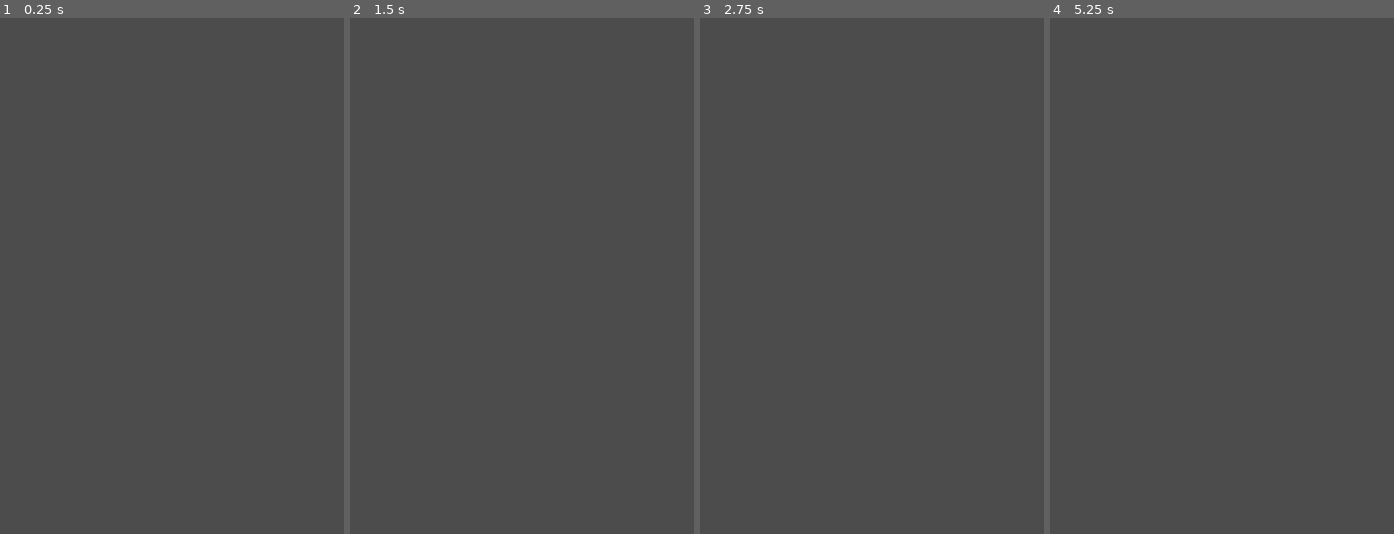
Above: before the commit, frames 1-4 (left to right).
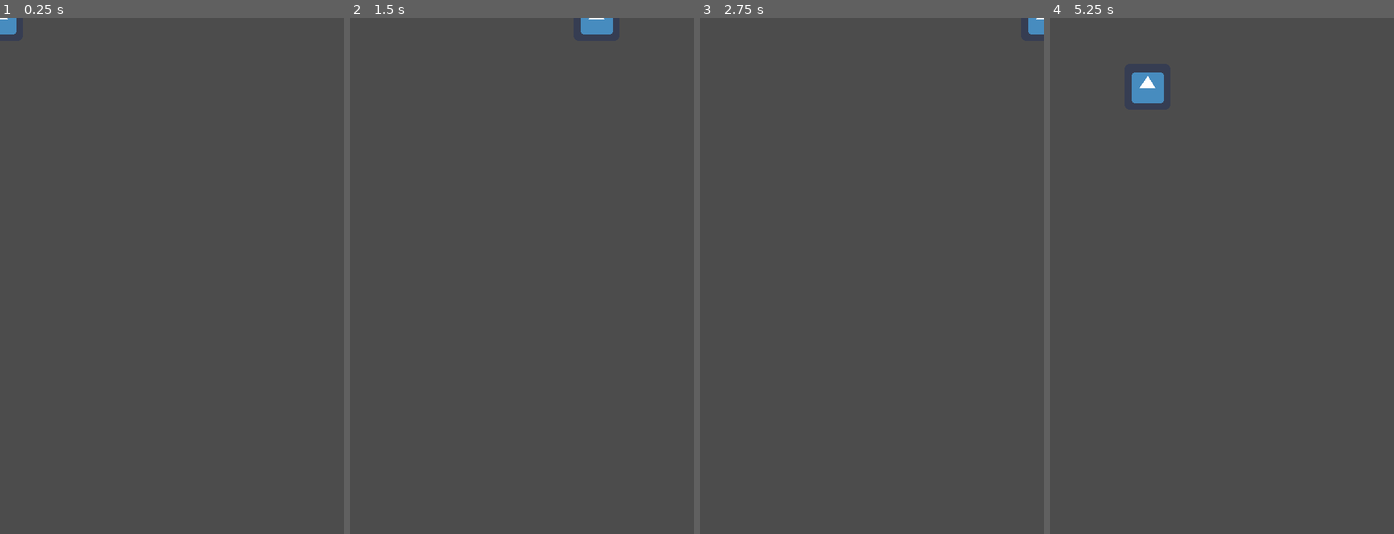
Above: after the commit, the same moments.

Repository: eastonman/trivialwar
Game: Godot game, scene res://player/Area2D.tscn
The game is run twice, just before and just after one commit, with the same random seed, the same clock (stepped at 60 frames per second) and the same inputs. Before the commit the project starts from res://Main.tscn. The engine's default icon, where the game draws it, is replaced by a stand-in: a white triangle on a blue panel in a dark square.
Inputs (mouse positions are in pixels of both pictures, inside the frame that each line leads up to):
- Up to frame 1 (0.25 s): no input
- Up to frame 2 (1.5 s): tap Enter at 0.5 s; move the mouse to (597, 250) at 0.52 s; hold Right (move_right) 0.53-1.25 s; click (597, 250) at 0.67 s; drag from (453, 301) to (504, 379) at 1.27 s
- Up to frame 3 (2.75 s): tap Space at 2 s; move the mouse to (906, 162) at 2.02 s; hold Right (move_right) from 2.03 s (still down)
- Up to frame 4 (5.25 s): release Right (move_right) at 2.75 s; tap Enter at 2.75, 5 s; drag from (1204, 379) to (1118, 198) at 2.77 s; tap Space at 3.5 s; move the mouse to (1325, 353) at 3.52 s; hold Left (move_left) 3.53-4.25 s; drag from (1118, 198) to (1170, 147) at 4.27 s; move the mouse to (1239, 276) at 5.02 s; hold Down (move_down) from 5.03 s (still down); click (1239, 276) at 5.17 s

The runs differ from the first frame. In frame 1, 0.2% of the frame differs, in the area x 0-5%, y 0-4%; in frame 2, 0.3%; in frame 3, 0.1%; in frame 4, 0.6%, in the area x 23-34%, y 10-17%.

Commit message:
fix: fix hidpi

Diff:
--- a/project.godot
+++ b/project.godot
@@ -8,10 +8,20 @@
 
 config_version=4
 
+_global_script_classes=[ {
+"base": "",
+"class": "GitAPI",
+"language": "NativeScript",
+"path": "res://addons/godot-git-plugin/git_api.gdns"
+} ]
+_global_script_class_icons={
+"GitAPI": ""
+}
+
 [application]
 
 config/name="trivialwar"
-run/main_scene="res://Main.tscn"
+run/main_scene="res://player/Area2D.tscn"
 config/icon="res://icon.png"
 
 [autoload]
@@ -26,7 +36,7 @@
 
 [gdnative]
 
-singletons=[  ]
+singletons=[ "res://addons/godot-git-plugin/git_api.gdnlib" ]
 
 [input]
 
